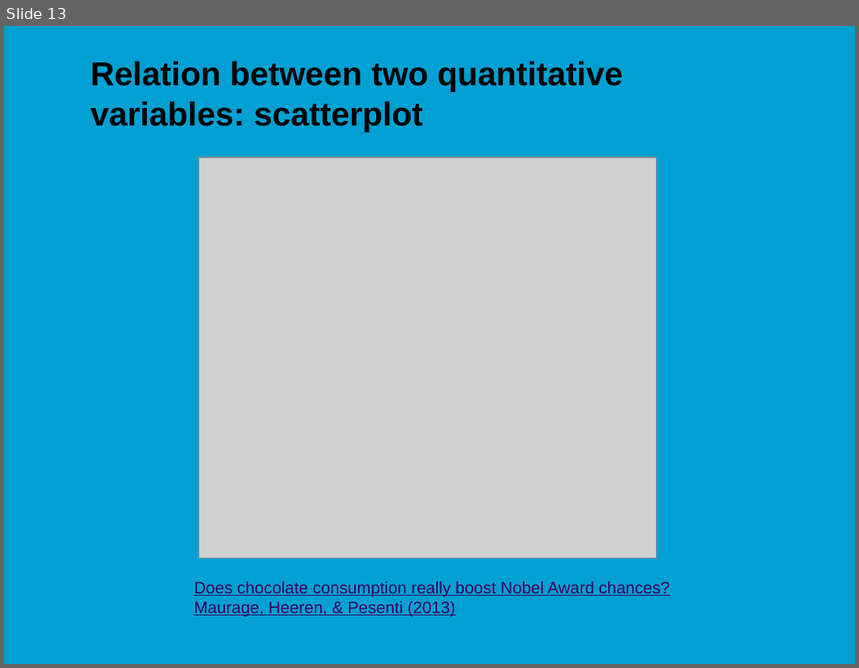
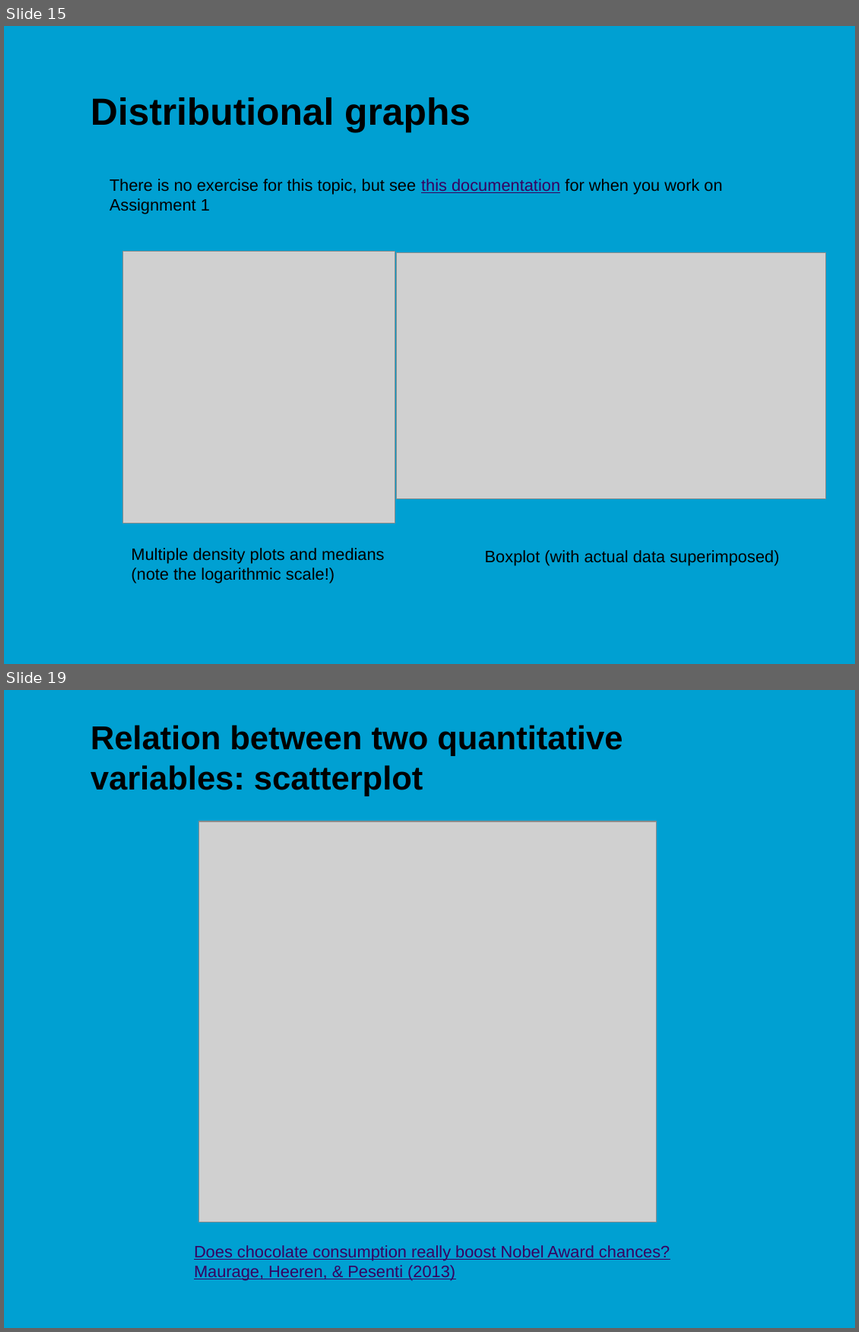
Before and after one commit to jonasmoons/data-driven-learning, a slide deck: slides/ddl-w4l2.pptx. Shown one above the other, each under a label of ours: slide 13 before the commit, slides 15 and 19 after it; the slides between them are not shown. The pictures are 859x668 and 859x1332 pixels, drawn with LibreOffice and Linux fonts; fonts in the diff are those of the drawing; grey boxes stand for pictures; background and template pictures are left out. Boxes give left, top, right and bottom in pixels: in the first picture for what was removed or moved away, otherwise in the second. Text is boxed around its words. In the diff, an @@ line names an element or a change of style, - is before the commit and + after.

```diff
--- a/slides/ddl-w4l2.pptx
+++ b/slides/ddl-w4l2.pptx
@@ slide 15 added at <box>4,26,855,664</box>, background picture (left out) @@
@@ title added at <box>91,97,471,132</box>, 32 pt, text #000000, bold @@
+Distributional graphs
@@ text added at <box>110,179,722,214</box>, 14 pt, text #000000 @@
+There is no exercise for this topic, but see this documentation for when you work on Assignment 1
@@ picture added at <box>123,252,395,523</box> @@
@@ picture added at <box>396,252,826,499</box> @@
@@ text added at <box>131,548,384,584</box>, 14 pt, text #000000 @@
+Multiple density plots and medians
+(note the logarithmic scale!)
@@ text added at <box>485,550,779,566</box>, 14 pt, text #000000 @@
+Boxplot (with actual data superimposed)
@@ what was slide 13 is now slide 19 @@
```
Also in this commit, not shown: 14 slides changed, 9 other slides added, 4 slides removed, 3 other files.
